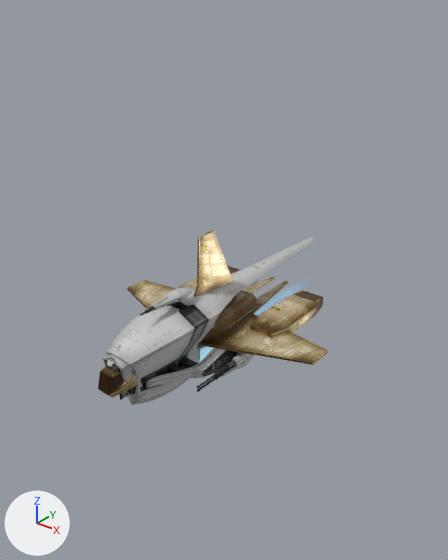
A saved change to the glTF model gfx/ship3d/Drone/drone_hyena.gltf.
One viewpoint serves both versions: a 50 mm camera at (145.0, -154.0, 128.0) aimed at (-5.0, 35.0, 11.0). Every picture has the same lights, and +X, +Y and +Z are marked at lower left. Where no turn or scale is listed for an object, it has been applied to the vertices.

In view in the first picture: 'base_glow', 'base_glow_hyena'.
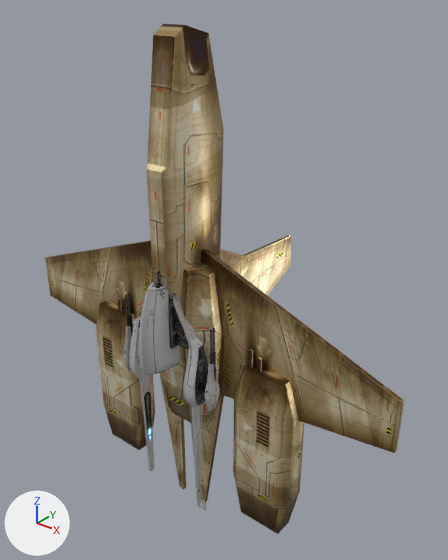
Where the change shows, as pixel boxes (x1, y1, x2, y2) in the pictures (448 x 560 px):
'base_glow_hyena', reshaped (56% wider, 202% taller)
    before: (98, 230, 328, 398)
    after: (45, 24, 404, 534)
'base_glow', reshaped
    before: (103, 237, 318, 405)
    after: (124, 271, 220, 511)

The change in detail:
Picture 'hyenaGLO' (img_hyenaglo) is new.
Picture 'seaxbaneGLO' (img_seaxbaneglo) is new.
Material 'base_hyena' (mat_base_hyena) is new.
Uses the picture img_hyena.
Uses the picture img_hyenaglo.
Material 'base' (mat_base) is new.
Uses the picture img_seaxbane.
Uses the picture img_seaxbaneglo.
Mesh me_hyena_1 is new.
It has 212 vertices, 380 faces and spans x -90.0..90.0, y -29.0..59.0, z -93.0..108.0.
It uses material mat_base_hyena.
Mesh me_base_1 is new.
It has 1549 vertices, 3062 faces and spans x -24.1..24.1, y -21.4..21.4, z -99.9..36.7.
It uses material mat_base.
Object 'base_glow' (ob_base_glow) now shows me_base_1 instead of me_base_001.
Object 'base_glow_hyena' (ob_base_glow_hyena) now shows me_hyena_1 instead of me_hyena_001.
